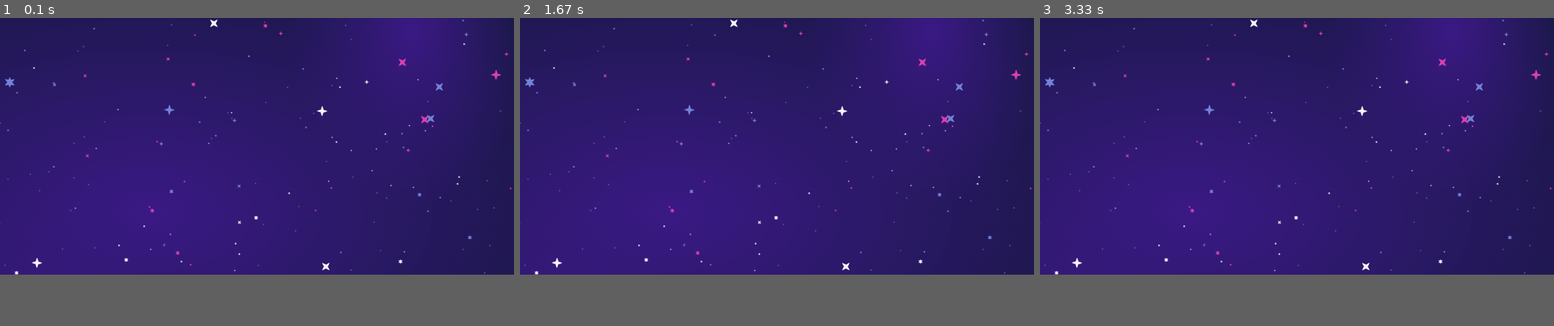
Above: before the commit, frames 1-3 (left to right).
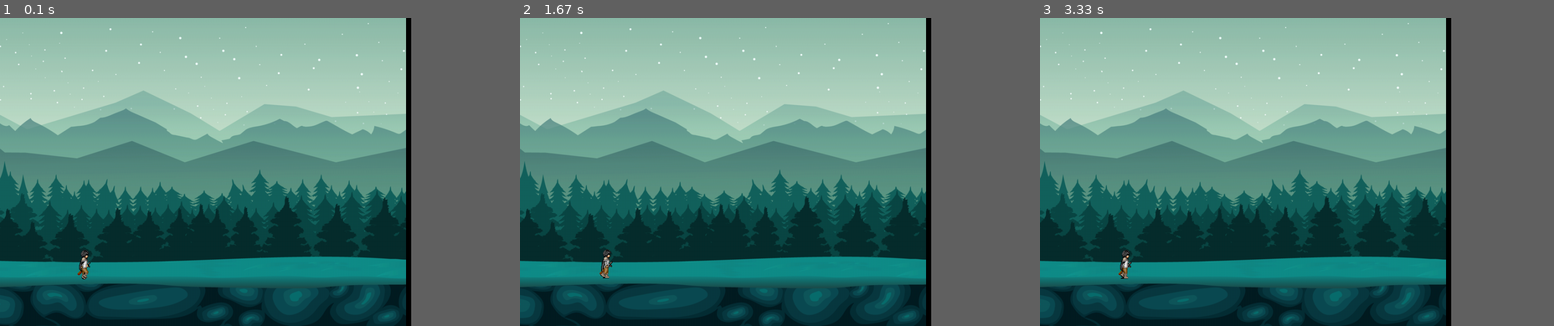
Above: after the commit, the same moments.

Repository: Aidix21/Pygame_project
Game: pygame game, started from first.py
Same seed, same stepped clock (60 frames per second), same inputs: the game is played once before the commit and once after it.
Inputs:
- Up to frame 1 (0.1 s): no input
- Up to frame 2 (1.67 s): no input
- Up to frame 3 (3.33 s): no input
The window is 900x450 before the commit and 720x540 after it. Grey fills any space a smaller window leaves; there, only what the larger window draws over its background counts as a difference.

The runs differ from the first frame. In frame 1, 75% of the frame differs, in the area x 0-100%, y 0-100%; in frame 2, 75%; in frame 3, 75%.

Commit message:
images player

Diff:
--- a/first.py
+++ b/first.py
@@ -2,16 +2,43 @@
 
 
 pygame.init()
-screen = pygame.display.set_mode((1000, 500))
+screen = pygame.display.set_mode((800, 600))
 pygame.display.set_caption('Pygame_1')
 icon = pygame.image.load('images/icon.png')
 pygame.display.set_icon(icon)
 
 bg = pygame.image.load('images/bg.png')
+walk_left = [
+    pygame.image.load('images/player_left/player_left_1.png'),
+    pygame.image.load('images/player_left/player_left_2.png'),
+    pygame.image.load('images/player_left/player_left_3.png'),
+    pygame.image.load('images/player_left/player_left_4.png'),
+    pygame.image.load('images/player_left/player_left_5.png'),
+    pygame.image.load('images/player_left/player_left_6.png'),
+    pygame.image.load('images/player_left/player_left_7.png'),
+    pygame.image.load('images/player_left/player_left_8.png')]
+
+walk_right = [
+    pygame.image.load('images/player_right/player_right_1.png'),
+    pygame.image.load('images/player_right/player_right_2.png'),
+    pygame.image.load('images/player_right/player_right_3.png'),
+    pygame.image.load('images/player_right/player_right_4.png'),
+    pygame.image.load('images/player_right/player_right_5.png'),
+    pygame.image.load('images/player_right/player_right_6.png'),
+    pygame.image.load('images/player_right/player_right_7.png'),
+    pygame.image.load('images/player_right/player_right_8.png')]
+
+anim_player_count = 0
 
 running = True
 while running:
     screen.blit(bg, (-10, 0))
+    screen.blit(walk_right[anim_player_count], (150, 450))
+
+    if anim_player_count == 7:
+        anim_player_count = 0
+    else:
+        anim_player_count += 1
 
     pygame.display.update()
 
Binary file changed: images/bg.png
Binary file added: images/player_right/player_right_1.png
